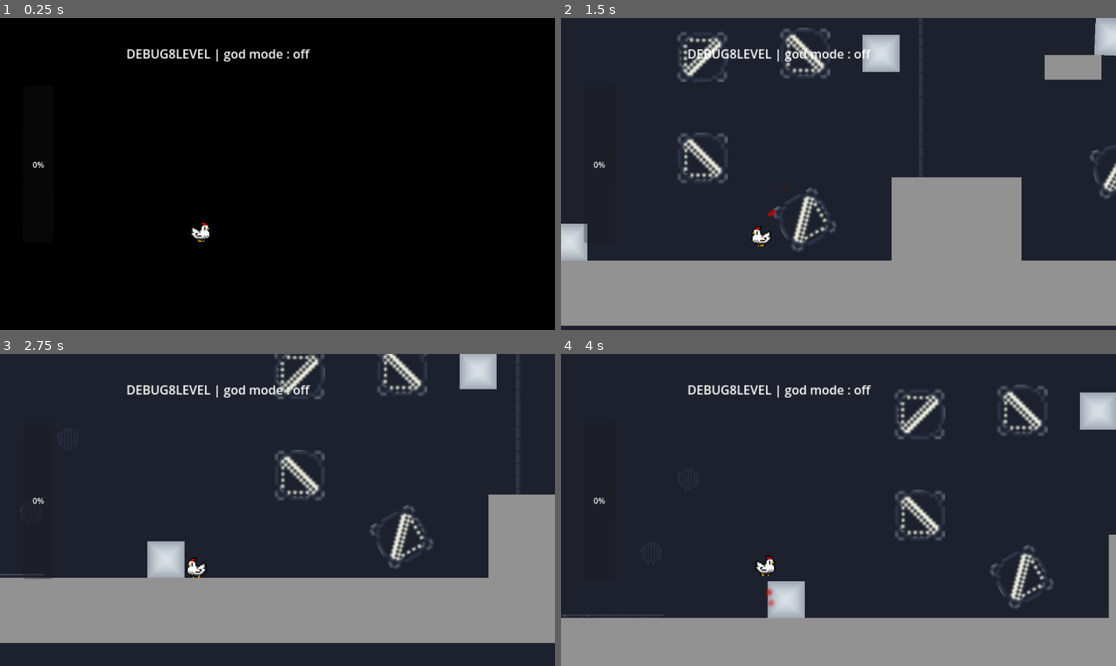
Above: before the commit, frames 1-4 (two rows, left to right).
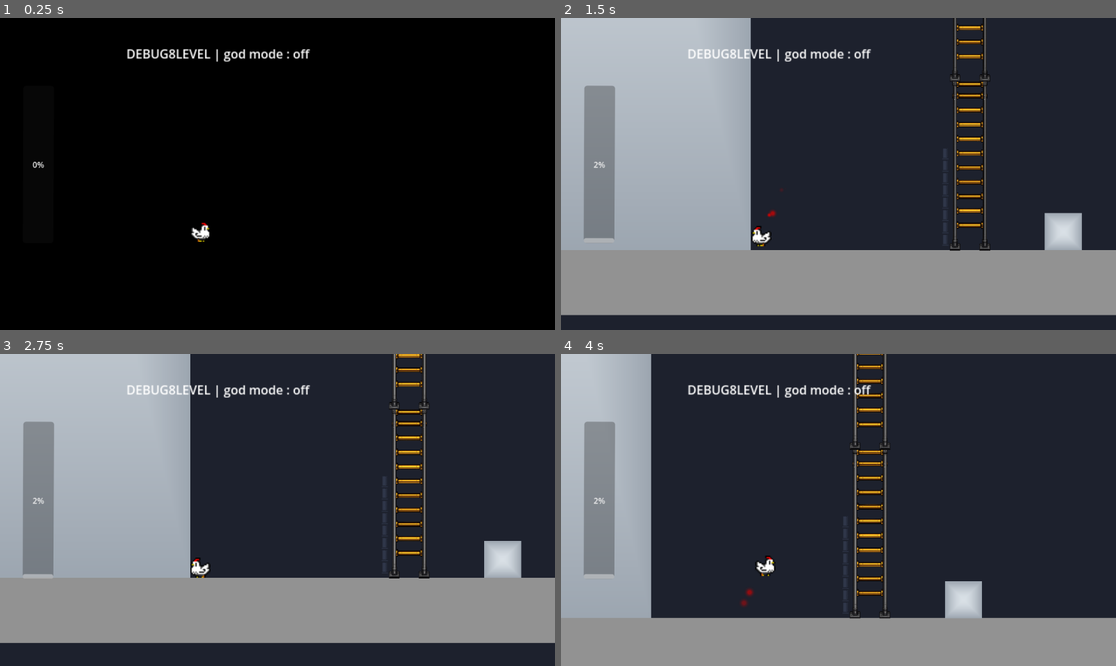
Above: after the commit, the same moments.

Repository: mgi-dev/size-them-up
Game: Godot game, scene res://scenes/levels/debug.tscn
The game is run twice, just before and just after one commit, with the same random seed, the same clock (stepped at 60 frames per second) and the same inputs.
Inputs (mouse positions are in pixels of both pictures, inside the frame that each line leads up to):
- Up to frame 1 (0.25 s): no input
- Up to frame 2 (1.5 s): tap Enter at 0.5 s; move the mouse to (960, 158) at 0.52 s; hold A (player_move_right) 0.53-1.28 s; hold Right mouse button (size_down) 0.53-1.28 s; tap Space (player_jump) at 0.77 s; click (960, 158) at 0.8 s; move the mouse to (727, 189) at 1.27 s; hold S (player_down) from 1.28 s (still down); click (727, 189) at 1.35 s
- Up to frame 3 (2.75 s): tap Space (player_jump) at 1.52 s; right-click (166, 525) at 1.55 s; move the mouse to (333, 441) at 2.02 s; release S (player_down) at 2.03 s; hold A (player_move_right) from 2.03 s (still down); hold Tab (change_resize_mode) from 2.03 s (still down); click (333, 441) at 2.3 s
- Up to frame 4 (4 s): move the mouse to (810, 572) at 2.77 s; release Tab (change_resize_mode) at 2.78 s; tap E (interact) at 2.85 s; tap Space (player_jump) at 3.02, 3.77 s; right-click (810, 572) at 3.05 s; move the mouse to (1005, 556) at 3.52 s; release A (player_move_right) at 3.53 s; hold D (player_move_left) from 3.53 s (still down); hold W (player_climb) from 3.53 s (still down); click (1005, 556) at 3.8 s

The runs differ from the first frame. In frame 2, 43% of the frame differs, in the area x 0-100%, y 0-99%; in frame 3, 32%; in frame 4, 21%.

Commit message:
resize with hard values instead of relative ones

Diff:
--- a/scenes/levels/debug.tscn
+++ b/scenes/levels/debug.tscn
@@ -6,21 +6,22 @@
 [ext_resource type="PackedScene" uid="uid://dolyu31t53k65" path="res://scenes/landscape/GreyBloc.tscn" id="4_xs65t"]
 [ext_resource type="PackedScene" uid="uid://bvdw55jt5odq4" path="res://scenes/resizable/flying_rect.tscn" id="5_04m7m"]
 [ext_resource type="PackedScene" uid="uid://cvvcu68h2xb07" path="res://scenes/landscape/ReflectorContainer.tscn" id="6_h7x1a"]
+[ext_resource type="PackedScene" uid="uid://nyjv81jh5kks" path="res://scenes/landscape/Ladder.tscn" id="7_gd5e8"]
 
 [node name="DEBUG8LEVEL" unique_id=1818539085 instance=ExtResource("1_nwlxf")]
 
 [node name="Player" parent="." index="1" unique_id=217472232]
-position = Vector2(1032, 525)
+position = Vector2(1877, 618)
 
 [node name="TileMap" parent="." index="2" unique_id=1431608523]
-layer_0/tile_data = PackedInt32Array(2686965, 0, 1, 2686966, …(1427 unchanged characters)… , 786495, 917504, 11, 720959, 917504, 11)
+layer_0/tile_data = PackedInt32Array(2686965, 0, 1, 2686966, …(1427 unchanged characters)… , 786495, 917504, 11, 720959, 917504, 11, 2097280, 917504, 12, 2162816, 917504, 12, 2228352, 917504, 12, 2293888, 917504, 12, 2359424, 917504, 12, 2424960, 917504, 12, 2490496, 917504, 12, 2556032, 917504, 12)
 
 [node name="ResizableV5" parent="." index="4" unique_id=1073293426 instance=ExtResource("2_p0r41")]
 position = Vector2(1265, 351)
 
 [node name="GreyBloc2" parent="." index="5" unique_id=555845978 instance=ExtResource("4_xs65t")]
 position = Vector2(801, 687)
-scale = Vector2(3.0043395, 0.2203301)
+scale = Vector2(14.404343, 0.2203301)
 
 [node name="GreyBloc" parent="." index="7" unique_id=679450733 instance=ExtResource("4_xs65t")]
 position = Vector2(1062, 592.00006)
@@ -63,3 +64,22 @@
 [node name="ReflectorContainer" parent="." index="18" unique_id=1333145977 instance=ExtResource("6_h7x1a")]
 position = Vector2(1273, 527)
 rotation = -1.8325958
+
+[node name="ResizableV6" parent="." index="19" unique_id=573920479 instance=ExtResource("2_p0r41")]
+position = Vector2(1605, -165)
+scale = Vector2(8.301366, 33.69438)
+
+[node name="ResizableV7" parent="." index="20" unique_id=1156906580 instance=ExtResource("2_p0r41")]
+position = Vector2(2209, 589)
+
+[node name="ResizableV8" parent="." index="21" unique_id=2031042338 instance=ExtResource("2_p0r41")]
+position = Vector2(2454, 598)
+
+[node name="ResizableV9" parent="." index="22" unique_id=2025474938 instance=ExtResource("2_p0r41")]
+position = Vector2(2668, 600)
+
+[node name="Ladder" parent="." index="23" unique_id=1163521122 instance=ExtResource("7_gd5e8")]
+position = Vector2(2088, 539)
+
+[node name="Ladder2" parent="." index="24" unique_id=388181933 instance=ExtResource("7_gd5e8")]
+position = Vector2(2088, 320)
--- a/scenes/resizable/resizable_v_2.gd
+++ b/scenes/resizable/resizable_v_2.gd
@@ -7,9 +7,10 @@
 @export var collision_detector: QuadriDetector
 @export var ignore_collision_for: Node2D
 
+var PIXEL_PER_STEP: float = 0.5
+var PERCENT_PER_STEP: float = 0.01
 
-var RESIZE_SPEED: float = 0.01
-
+var initial_size: Vector2
 var initial_scale_transform: Vector2 # (2, 2)
 
 var current_scale_muliplier_vector = Vector2(1.0, 1.0)
@@ -34,9 +35,11 @@
 	# this keep the transformation linear. If we apply the transformation on scale at each frame the transformation is logarithmic. And that's bad.
 	# setting size for hitbox based on parent transfom scale (1.5, 1.5)
 	initial_scale_transform = scale
-
 	sprite.scale = initial_scale_transform
 	hitbox.scale = initial_scale_transform
+	initial_size = sprite.texture.get_size() * sprite.scale
+
+
 	if collision_detector:
 		collision_detector.ignore(self)
 		if ignore_collision_for:
@@ -72,7 +75,7 @@
 
 func resize_down(target: CollisionShape2D, resize_mode: Enums.RESIZE_MODE) -> void:
 	if target == hitbox:
-		if can_size_down():
+		if can_size_down(resize_mode):
 			size_down(resize_mode)
 			#process_hitbox_resize()
 
@@ -81,38 +84,54 @@
 	return GameState.can_size_up() and !is_player_colliding() and !is_shape_blocked()
 
 
-func can_size_down() -> bool:
-	var obj_min_size_reached = current_scale_muliplier_vector.x <= 0.02 or current_scale_muliplier_vector.y <= 0.02
+func can_size_down(resize_mode: Enums.RESIZE_MODE) -> bool:
+	var actual_size = get_size()
+	var x_min_reached = actual_size.x <= 8
+	var y_min_reached = actual_size.y <= 8
+	var obj_min_size_reached
+
+	if resize_mode == Enums.RESIZE_MODE.HORIZONTAL:
+		obj_min_size_reached = x_min_reached
+	elif resize_mode == Enums.RESIZE_MODE.VERTICAL:
+		obj_min_size_reached = y_min_reached
+	else:
+		obj_min_size_reached = x_min_reached or y_min_reached
+
 	return GameState.can_size_down() and !is_player_colliding() and !obj_min_size_reached
 
 
 func size_up(resize_mode: Enums.RESIZE_MODE) -> void:
-	var _transform = get_transformation_vector(RESIZE_SPEED, resize_mode)
-	new_scale_muliplier_vector = current_scale_muliplier_vector + _transform
-	emit_resized_event(current_scale_muliplier_vector, new_scale_muliplier_vector)
+
+	new_scale_muliplier_vector = current_scale_muliplier_vector + get_transformation_vector(resize_mode)
+	emit_resized_event(resize_mode, PERCENT_PER_STEP)
+
 
 
 func size_down(resize_mode: Enums.RESIZE_MODE) -> void:
-	var _transform = get_transformation_vector(RESIZE_SPEED, resize_mode)
-	new_scale_muliplier_vector = current_scale_muliplier_vector - _transform
-	emit_resized_event(current_scale_muliplier_vector, new_scale_muliplier_vector)
+	new_scale_muliplier_vector = current_scale_muliplier_vector - get_transformation_vector(resize_mode)
+	emit_resized_event(resize_mode, -PERCENT_PER_STEP)
 
 
-func emit_resized_event(current_scale_muliplier_vector: Vector2, new_scale_muliplier_vector: Vector2):
-	var diff_vector = new_scale_muliplier_vector - current_scale_muliplier_vector
-	SignalBus.resized.emit(diff_vector.x + diff_vector.y)
+func emit_resized_event(resize_mode: Enums.RESIZE_MODE, chunk_resized: float):
+	if resize_mode == Enums.RESIZE_MODE.ALL:
+		SignalBus.resized.emit(chunk_resized * 2)
+	else:
+		SignalBus.resized.emit(chunk_resized)
 
 
-func get_transformation_vector(transform: float, resize_mode: Enums.RESIZE_MODE) -> Vector2:
+func get_transformation_vector(resize_mode: Enums.RESIZE_MODE) -> Vector2:
 	# Get the vector to apply to the chape depending on resize mode.
+	var scale_x = PIXEL_PER_STEP / initial_size[0]
+	var scale_y = PIXEL_PER_STEP / initial_size[1]
+
 	if resize_mode == Enums.RESIZE_MODE.ALL:
-		return  Vector2(transform, transform)
+		return Vector2(scale_x, scale_y)
 	elif resize_mode == Enums.RESIZE_MODE.HORIZONTAL:
-		return  Vector2(transform, 0.0)
+		return  Vector2(scale_x, 0.0)
 	elif resize_mode == Enums.RESIZE_MODE.VERTICAL:
-		return Vector2(0.0, transform)
+		return Vector2(0.0, scale_y)
 	else:
-		return Vector2(transform, transform)
+		return Vector2(scale_x, scale_y)
 
 
 func process_hitbox_resize() -> void:
@@ -131,7 +150,7 @@
 
 func process_sprite_resize() -> void:
 	var vector_diff = current_sprite_scale_multiplier_vector - new_scale_muliplier_vector
-	if abs(vector_diff.x) >= RESIZE_SPEED or abs(vector_diff.y) >= RESIZE_SPEED:
+	if abs(vector_diff.x) > 0 or abs(vector_diff.y) > 0:
 		sprite.scale = initial_scale_transform * new_scale_muliplier_vector
 		current_sprite_scale_multiplier_vector = new_scale_muliplier_vector
 
@@ -150,6 +169,8 @@
 		return collision_detector.is_shape_blocked()
 	return false
 
+func get_size() -> Vector2:
+	return sprite.texture.get_size() * sprite.scale
 
 func parametrize_sprite_shader() -> void:
 	var gradiant_config = {
